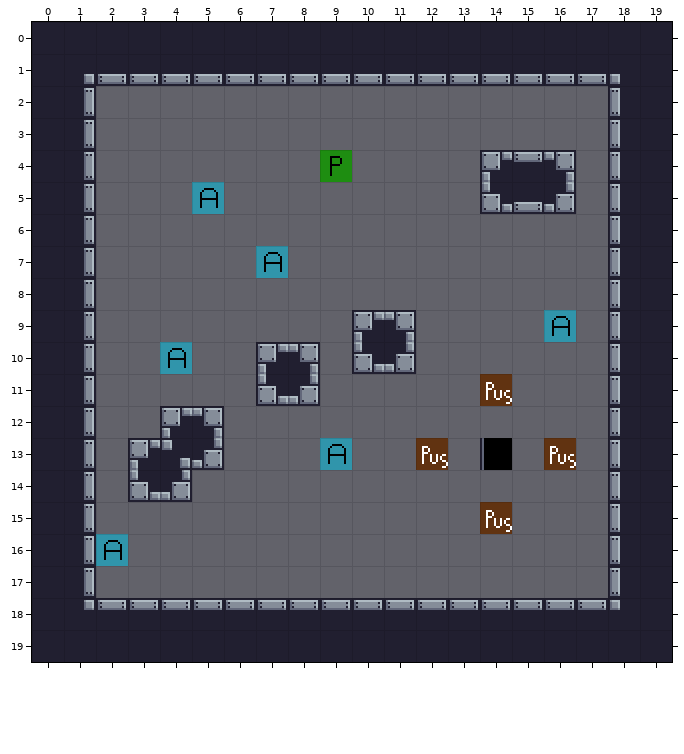
Tiled map: assets/tiled/levels/playground-level.tmx. The picture above is the old version.
Cells are 16x16 px. Shown: x 0..19, y 0..19.
The same view after the edit:
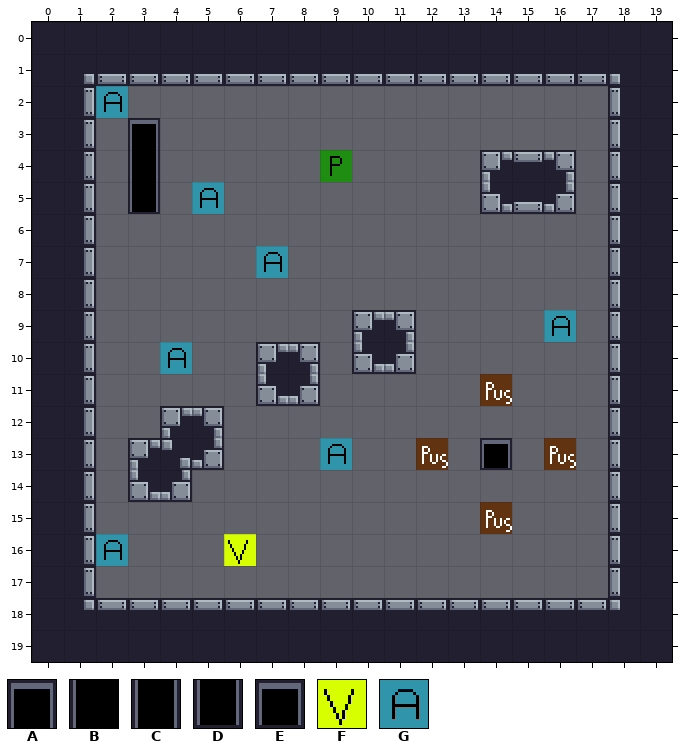
Key: from "default": A 24 "pit", B 37 "hole", C 40 "pit", D 56 "pit", E 72 "pit", F 252, G 254.
_ is an empty cell, . an unchanged one.
Objects are placed by their top-left corner, in cells (3,4 is the top-left corner of cell 3,4); size is 1x1 cell unless given.
Commit: implement victory and spike logic
The edit:
--- layer "Tile Layer 1"
@@ x 3..3 @@
- 3 _
- 4 _
- 5 _
+ 3 A
+ 4 C
+ 5 D
@@ x 14..14 @@
-13 B
+13 E
--- layer "Object Layer 1"
+G "Attachable" at 2,2
+F "Victory" at 6,16
Where, in picture pixels (left, top, right, bottom), the same in both pictures:
added: (96, 86, 160, 214)
changed: (482, 438, 512, 470)
added: (224, 534, 256, 566)
